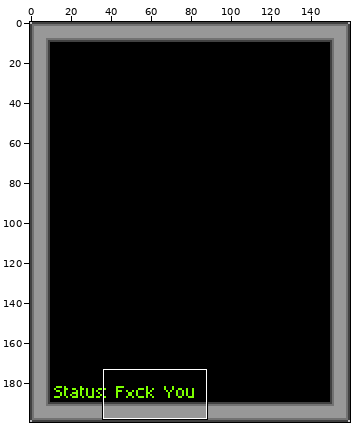
Two states of a pixel-art file, Assets/Sprites/Menu/80sPCBackground.aseprite. Above: a wide view before the commit, with the close-up outlined.
Close-up. The starting point:
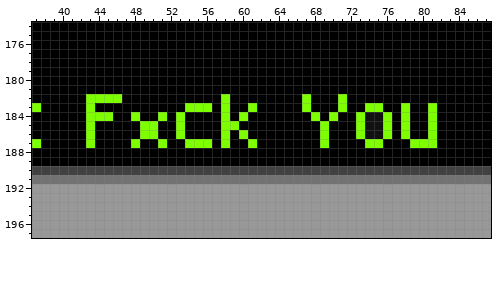
160x200 pixels, 1 frame. Shown: x 37..87, y 174..197.
After the commit:
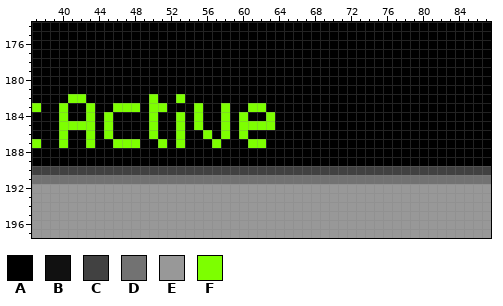
Palette (. is transparent): A #000000  B #111111  C #414141  D #727272  E #989898  F #7dff00
The exact change:
{"y":182,"x":41,"old":"AAFFFF","new":"FFAAAA"}
{"y":182,"x":50,"old":"A","new":"F"}
{"y":182,"x":53,"old":"A","new":"F"}
{"y":182,"x":58,"old":"F","new":"A"}
{"y":182,"x":67,"old":"F","new":"A"}
{"y":182,"x":71,"old":"F","new":"A"}
{"y":183,"x":40,"old":"A","new":"F"}
{"y":183,"x":46,"old":"AAA","new":"FFF"}
{"y":183,"x":50,"old":"AA","new":"FF"}
{"y":183,"x":54,"old":"F","new":"A"}
{"y":183,"x":56,"old":"F","new":"A"}
{"y":183,"x":62,"old":"A","new":"F"}
{"y":183,"x":67,"old":"F","new":"A"}
{"y":183,"x":71,"old":"F","new":"A"}
{"y":183,"x":74,"old":"FF","new":"AA"}
{"y":183,"x":78,"old":"F","new":"A"}
{"y":183,"x":81,"old":"F","new":"A"}
{"y":184,"x":40,"old":"A","new":"F"}
{"y":184,"x":44,"old":"F","new":"A"}
{"y":184,"x":48,"old":"F","new":"A"}
{"y":184,"x":50,"old":"AF","new":"FA"}
{"y":184,"x":55,"old":"A","new":"F"}
{"y":184,"x":63,"old":"A","new":"F"}
{"y":184,"x":68,"old":"F","new":"A"}
{"y":184,"x":70,"old":"F","new":"A"}
{"y":184,"x":73,"old":"FBBF","new":"AAAA"}
{"y":184,"x":78,"old":"F","new":"A"}
{"y":184,"x":81,"old":"F","new":"A"}
{"y":185,"x":40,"old":"AAA","new":"FFF"}
{"y":185,"x":45,"old":"A","new":"F"}
{"y":185,"x":49,"old":"F","new":"A"}
{"y":185,"x":55,"old":"A","new":"F"}
{"y":185,"x":59,"old":"FAAAA","new":"AFFFF"}
{"y":185,"x":69,"old":"F","new":"A"}
{"y":185,"x":73,"old":"FBBF","new":"AAAA"}
{"y":185,"x":78,"old":"F","new":"A"}
{"y":185,"x":81,"old":"F","new":"A"}
{"y":186,"x":40,"old":"A","new":"F"}
{"y":186,"x":45,"old":"A","new":"F"}
{"y":186,"x":49,"old":"F","new":"A"}
{"y":186,"x":56,"old":"A","new":"F"}
{"y":186,"x":69,"old":"F","new":"A"}
{"y":186,"x":73,"old":"FBBF","new":"AAAA"}
{"y":186,"x":78,"old":"F","new":"A"}
{"y":186,"x":81,"old":"F","new":"A"}
{"y":187,"x":40,"old":"A","new":"F"}
{"y":187,"x":46,"old":"AA","new":"FF"}
{"y":187,"x":53,"old":"AFFFAF","new":"FAAAFA"}
{"y":187,"x":62,"old":"A","new":"F"}
{"y":187,"x":69,"old":"F","new":"A"}
{"y":187,"x":74,"old":"FF","new":"AA"}
{"y":187,"x":79,"old":"FFF","new":"AAA"}
